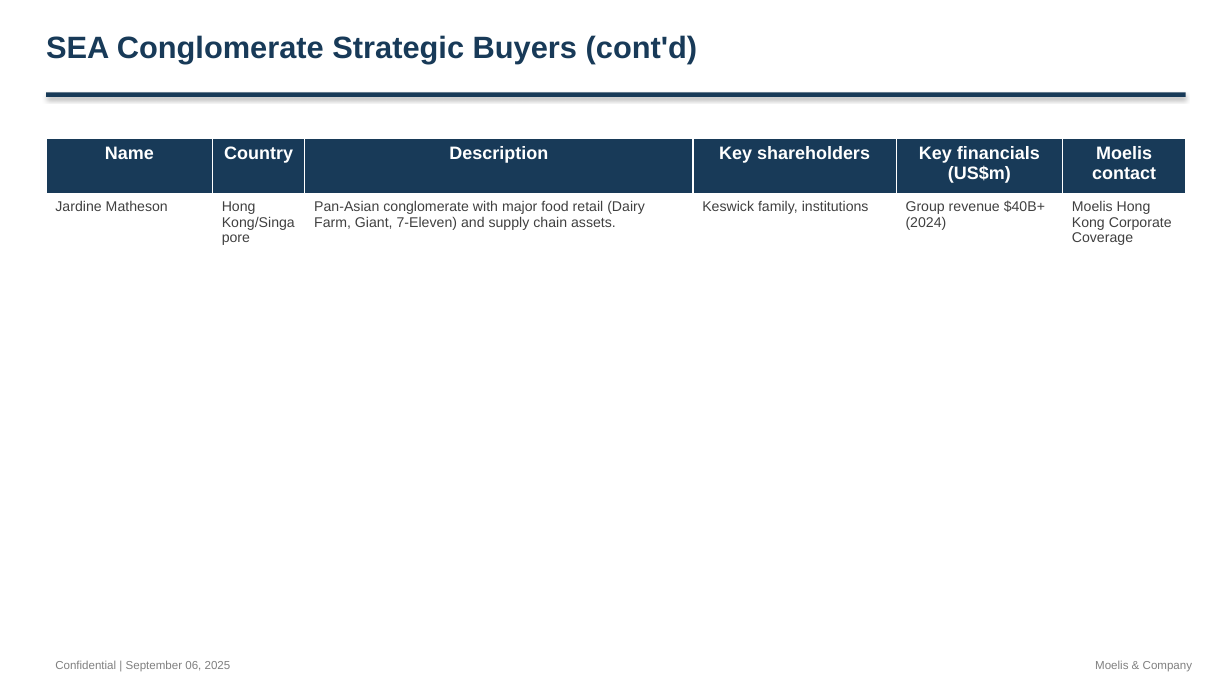
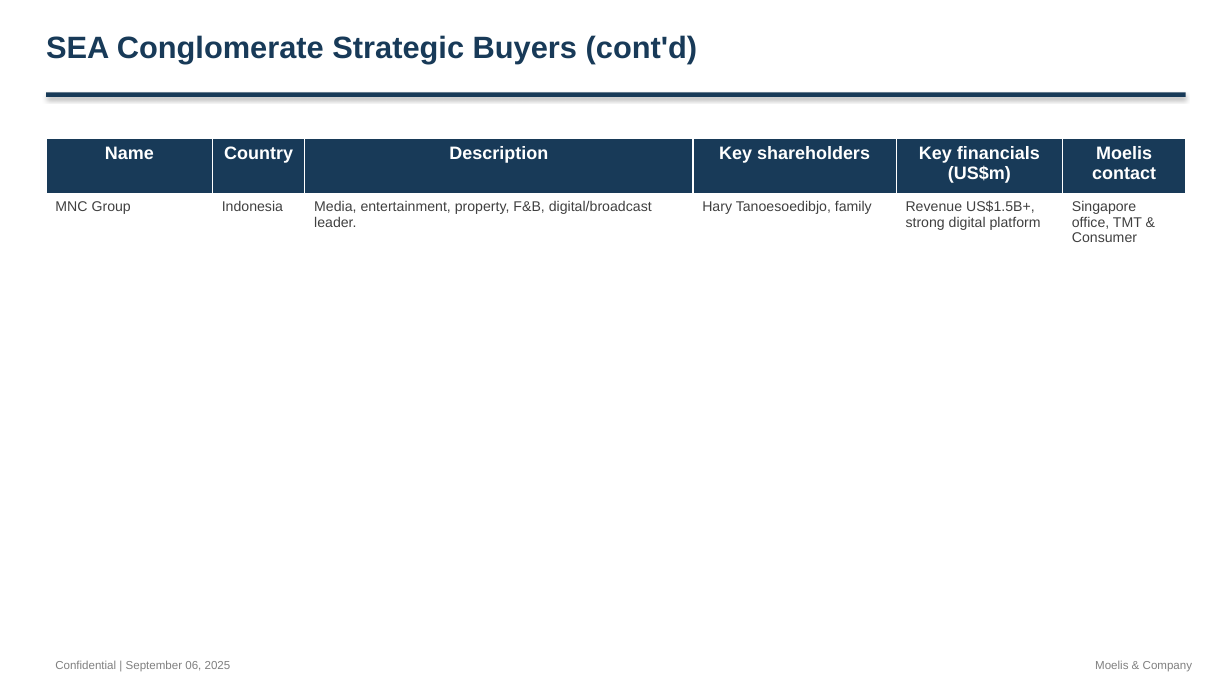
Before and after one commit to alinvb/slide_generator, a slide deck: slide 19 of ai_generated_deck.pptx (slide 18 before the commit). Drawn at 1232x693 pixels with LibreOffice and Linux fonts; fonts in the diff are those of the drawing. Boxes give left, top, right and bottom in pixels: in the first picture for what was removed or moved away, otherwise in the second. Text is boxed around its words. In the diff, an @@ line names an element or a change of style, - is before the commit and + after.

```diff
--- a/ai_generated_deck.pptx
+++ b/ai_generated_deck.pptx
@@ table at [46,139,1186,296] @@
-row 2: Jardine Matheson | Hong Kong/Singapore | Pan-Asian conglomerate with major food retail (Dairy Farm, Giant, 7-Eleven) and supply chain assets. | Keswick family, institutions | Group revenue $40B+ (2024) | Moelis Hong Kong Corporate Coverage
+row 2: MNC Group | Indonesia | Media, entertainment, property, F&B, digital/broadcast leader. | Hary Tanoesoedibjo, family | Revenue US$1.5B+, strong digital platform | Singapore office, TMT & Consumer
```
Also in this commit, not shown: 12 other slides changed, 5 slides added, 4 slides removed, 2 other files.
